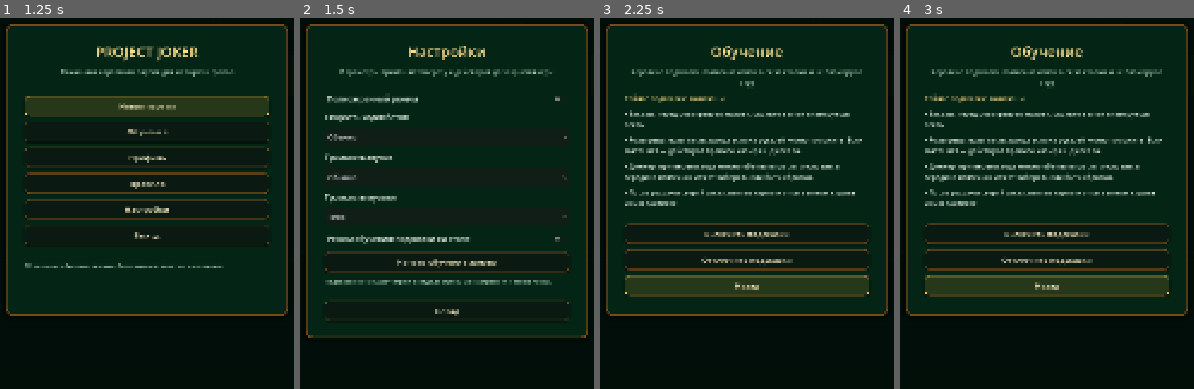
Above: before the commit, frames 1-4 (left to right).
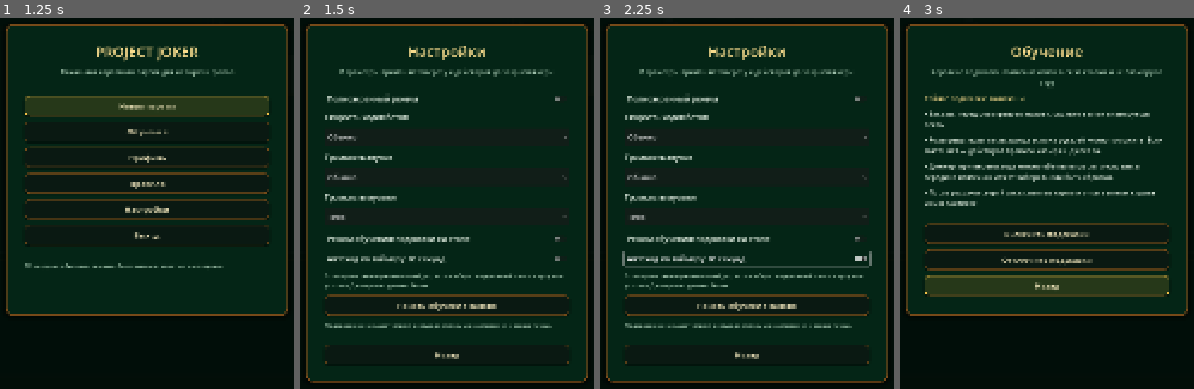
Above: after the commit, the same moments.

Repository: tv-bidosya/project-joker
Game: Godot game, scene res://Scenes/main.tscn
The game is run twice, just before and just after one commit, with the same random seed, the same clock (stepped at 60 frames per second) and the same inputs.
Inputs (mouse positions are in pixels of both pictures, inside the frame that each line leads up to):
- Up to frame 1 (1.25 s): click "↶ Назад" at 0.5 s
- Up to frame 2 (1.5 s): click "Настройки" at 1.25 s
- Up to frame 3 (2.25 s): click (747, 259) at 2 s, where only the run after the commit has a clickable "Автоход по таймеру: 60 секунд"
- Up to frame 4 (3 s): click "Включить подсказки" (after the commit: "Начать обучение заново") at 2.75 s

Frame 1 is identical in both runs. In frame 2, 7.3% of the frame differs, in the area x 2-98%, y 62-99%; in frame 3, 20%, in the area x 2-98%, y 7-99%; in frame 4, less than 0.1%.

Commit message:
feat: add optional turn timer

Diff:
--- a/Scripts/core/GameManager.gd
+++ b/Scripts/core/GameManager.gd
@@ -22,6 +22,7 @@
 const MAX_MUSIC_TITLE_LENGTH := 26
 const MUSIC_PLAYLIST_PAGE_SIZE := 25
 const PROFILE_PLAYLIST_PREVIEW_COUNT := 20
+const AUTO_TURN_DURATION_SECONDS := 60.0
 const BUILT_IN_AVATAR_COUNT := 4
 const CUSTOM_AVATAR_INDEX := BUILT_IN_AVATAR_COUNT
 const HUMAN_AVATAR_COUNT := BUILT_IN_AVATAR_COUNT + 1
@@ -97,6 +98,7 @@
 var avatar_badges: Array[PanelContainer] = []
 var avatar_images: Array[TextureRect] = []
 var avatar_labels: Array[Label] = []
+var turn_timer_indicator: TurnTimerIndicator
 var trick_card_views: Array[CardView] = []
 var bot_card_back_holders: Array[Control] = []
 var deck_back_panels: Array[PanelContainer] = []
@@ -143,6 +145,9 @@
 var bot_speed_index := 1
 var bot_difficulty: BotDifficulty = BotDifficulty.NORMAL
 var tutorial_enabled := false
+var auto_turn_enabled := false
+var turn_timer_active := false
+var turn_timer_remaining := AUTO_TURN_DURATION_SECONDS
 var sound_volume_index := 2
 var music_volume_index := 1
 var music_volume_percent := 30
@@ -1057,6 +1062,15 @@
 	tutorial_toggle.toggled.connect(_on_tutorial_toggled)
 	menu_content.add_child(tutorial_toggle)
 
+	var auto_turn_toggle := CheckButton.new()
+	auto_turn_toggle.text = "Автоход по таймеру: 60 секунд"
+	auto_turn_toggle.button_pressed = auto_turn_enabled
+	auto_turn_toggle.add_theme_font_size_override("font_size", 18)
+	auto_turn_toggle.add_theme_color_override("font_color", Color(0.91, 0.96, 0.91, 1.0))
+	auto_turn_toggle.toggled.connect(_on_auto_turn_toggled)
+	menu_content.add_child(auto_turn_toggle)
+	_add_menu_label("Если время твоего решения выйдет, игра выберет корректный заказ, карту или условие Джокера по уровню ботов.", 14, Color(0.72, 0.85, 0.76, 1.0))
+
 	_add_menu_button("Начать обучение заново", _on_tutorial_enable_pressed)
 	_add_menu_label("Подсказки не мешают игре и всегда доступны из настроек или меню паузы.", 14, Color(0.72, 0.85, 0.76, 1.0))
 	_add_menu_spacer(8.0)
@@ -1212,6 +1226,18 @@
 	_refresh_tutorial_panel()
 
 
+func _on_auto_turn_toggled(enabled: bool) -> void:
+	auto_turn_enabled = enabled
+	_save_persistent_settings()
+
+	if auto_turn_enabled:
+		_start_human_turn_timer()
+	else:
+		_stop_human_turn_timer()
+
+	_refresh_ui()
+
+
 func _on_tutorial_enable_pressed() -> void:
 	tutorial_enabled = true
 	_save_persistent_settings()
@@ -1398,6 +1424,7 @@
 	var saved_speed: int = int(config.get_value("game", "bot_speed", bot_speed_index))
 	bot_speed_index = clampi(saved_speed, 0, BOT_SPEED_COUNT - 1)
 	tutorial_enabled = bool(config.get_value("game", "tutorial_enabled", tutorial_enabled))
+	auto_turn_enabled = bool(config.get_value("game", "auto_turn_enabled", auto_turn_enabled))
 	var saved_sound_volume: int = int(config.get_value("audio", "sound_volume", sound_volume_index))
 	sound_volume_index = clampi(saved_sound_volume, 0, SOUND_VOLUME_COUNT - 1)
 	var saved_music_volume: int = int(config.get_value("audio", "music_volume", music_volume_index))
@@ -1442,6 +1469,7 @@
 	config.set_value("game", "bot_difficulty", bot_difficulty)
 	config.set_value("game", "bot_speed", bot_speed_index)
 	config.set_value("game", "tutorial_enabled", tutorial_enabled)
+	config.set_value("game", "auto_turn_enabled", auto_turn_enabled)
 	config.set_value("audio", "sound_volume", sound_volume_index)
 	config.set_value("audio", "music_volume", music_volume_index)
 	config.set_value("audio", "music_volume_percent", music_volume_percent)
@@ -2495,6 +2523,7 @@
 
 
 func _reset_game_session() -> void:
+	_stop_human_turn_timer()
 	game = Game.new(configured_player_names)
 	normal_round_index = 0
 	dark_round_index = -1
@@ -2596,6 +2625,7 @@
 				else:
 					action_text = "Твой заказ: выбери число взяток."
 				is_processing_automatic_actions = false
+				_start_human_turn_timer()
 				_refresh_ui()
 				return
 
@@ -2618,6 +2648,7 @@
 				_prepare_test_checkpoint()
 				action_text = "Твой ход: выбери допустимую карту."
 				is_processing_automatic_actions = false
+				_start_human_turn_timer()
 				_refresh_ui()
 				return
 
@@ -2702,6 +2733,7 @@
 		_refresh_ui()
 		return
 
+	_stop_human_turn_timer()
 	action_text = "Ты заказываешь %d." % bid
 	_add_history(action_text)
 	_announce_dark_cards_dealt(cards_were_hidden)
@@ -2727,6 +2759,7 @@
 		_refresh_ui()
 		return
 
+	_stop_human_turn_timer()
 	_record_play("Ты", card, HUMAN_PLAYER_INDEX)
 	_save_current_session()
 	_advance_automatic_actions()
@@ -2759,6 +2792,7 @@
 		_refresh_ui()
 		return
 
+	_stop_human_turn_timer()
 	_record_play("Ты", pending_joker_card, HUMAN_PLAYER_INDEX)
 	_add_history(_get_joker_rule_text(mode, declared_suit, forced_card_rank, is_leading_joker))
 	pending_joker_card = null
@@ -2772,6 +2806,7 @@
 		return
 
 	var checkpoint: Dictionary = test_checkpoints.pop_back()
+	_stop_human_turn_timer()
 	game.restore_snapshot(checkpoint["game"])
 	_reset_trick_presentation()
 	pending_joker_card = null
@@ -3092,6 +3127,7 @@
 	_refresh_score_sheet()
 	_refresh_music_player()
 	_refresh_tutorial_panel()
+	_refresh_turn_timer_indicator()
 
 
 func _refresh_header() -> void:
@@ -3249,6 +3285,12 @@
 		avatar_label.add_theme_color_override("font_color", Color(0.98, 0.9, 0.6, 1.0))
 		avatar_label.mouse_filter = Control.MOUSE_FILTER_IGNORE
 		avatar_content.add_child(avatar_label)
+
+		if player_index == HUMAN_PLAYER_INDEX:
+			turn_timer_indicator = TurnTimerIndicator.new()
+			turn_timer_indicator.visible = false
+			turn_timer_indicator.z_index = 2
+			avatar_content.add_child(turn_timer_indicator)
 		players_container.add_child(badge)
 		avatar_badges.append(badge)
 		avatar_images.append(avatar_image)
@@ -4040,7 +4082,7 @@
 			1:
 				_set_control_layout(marker, 0.0, 0.0, 0.0, 0.0, 562.0, 342.0, 610.0, 370.0)
 			2:
-				_set_control_layout(marker, 0.5, 0.0, 0.5, 0.0, 122.0, 360.0, 170.0, 388.0)
+				_set_control_layout(marker, 0.5, 0.0, 0.5, 0.0, 122.0, 402.0, 170.0, 430.0)
 			3:
 				_set_control_layout(marker, 1.0, 0.0, 1.0, 0.0, -610.0, 342.0, -562.0, 370.0)
 		return
@@ -4159,6 +4201,126 @@
 		and game.current_round.state == Round.State.PLAYING
 		and _get_current_player_index() == HUMAN_PLAYER_INDEX
 	)
+
+
+func _process(delta: float) -> void:
+	if not turn_timer_active or not auto_turn_enabled:
+		return
+
+	if menu_overlay != null and menu_overlay.visible:
+		return
+
+	if not _is_human_decision_pending():
+		_stop_human_turn_timer()
+		return
+
+	turn_timer_remaining = maxf(0.0, turn_timer_remaining - delta)
+	_refresh_turn_timer_indicator()
+
+	if is_zero_approx(turn_timer_remaining):
+		_resolve_human_turn_timeout()
+
+
+func _is_human_decision_pending() -> bool:
+	return (
+		not is_processing_automatic_actions
+		and (game.current_round.state == Round.State.BIDDING or game.current_round.state == Round.State.PLAYING)
+		and _get_current_player_index() == HUMAN_PLAYER_INDEX
+	)
+
+
+func _start_human_turn_timer() -> void:
+	if not auto_turn_enabled or turn_timer_active or not _is_human_decision_pending():
+		return
+
+	turn_timer_remaining = AUTO_TURN_DURATION_SECONDS
+	turn_timer_active = true
+	_refresh_turn_timer_indicator()
+
+
+func _stop_human_turn_timer() -> void:
+	turn_timer_active = false
+	turn_timer_remaining = AUTO_TURN_DURATION_SECONDS
+	_refresh_turn_timer_indicator()
+
+
+func _refresh_turn_timer_indicator() -> void:
+	if not is_instance_valid(turn_timer_indicator):
+		return
+
+	var should_show_timer := auto_turn_enabled and turn_timer_active and _is_human_decision_pending()
+	turn_timer_indicator.visible = should_show_timer
+	if should_show_timer:
+		turn_timer_indicator.set_time_remaining(turn_timer_remaining, AUTO_TURN_DURATION_SECONDS)
+
+
+func _resolve_human_turn_timeout() -> void:
+	_stop_human_turn_timer()
+
+	if game.current_round.state == Round.State.BIDDING:
+		_play_automatic_human_bid()
+		return
+
+	if game.current_round.state == Round.State.PLAYING:
+		_play_automatic_human_card()
+
+
+func _play_automatic_human_bid() -> void:
+	var cards_were_hidden := _is_dark_round() and not game.cards_are_dealt
+	var bid := _choose_automatic_bid(HUMAN_PLAYER_INDEX)
+
+	_commit_test_checkpoint()
+	if not game.place_bid(HUMAN_PLAYER_INDEX, bid):
+		action_text = "Время вышло, но автоматический заказ не удалось применить."
+		_refresh_ui()
+		return
+
+	action_text = "Время вышло: за тебя выбран заказ %d." % bid
+	_add_history(action_text)
+	_announce_dark_cards_dealt(cards_were_hidden)
+	_save_current_session()
+	_refresh_ui()
+	_advance_automatic_actions()
+
+
+func _play_automatic_human_card() -> void:
+	var player := game.players[HUMAN_PLAYER_INDEX]
+	var card: Card = pending_joker_card
+	if card == null:
+		card = _choose_automatic_card(player)
+
+	if card == null:
+		action_text = "Время вышло, но автоматический ход не нашёл допустимую карту."
+		_refresh_ui()
+		return
+
+	var is_leading_joker := card.is_joker and game.active_trick == null
+	var joker_mode: Trick.JokerMode = Trick.JokerMode.NONE
+	var declared_suit := -1
+	var played_successfully := false
+
+	_commit_test_checkpoint()
+	if card.is_joker:
+		joker_mode = _choose_automatic_joker_mode(player)
+		declared_suit = pending_joker_suit if pending_joker_suit >= 0 else _choose_automatic_joker_suit(player, joker_mode == Trick.JokerMode.NORMAL_CARD_WINS)
+		played_successfully = game.play_card(HUMAN_PLAYER_INDEX, card, joker_mode, declared_suit)
+	else:
+		played_successfully = game.play_card(HUMAN_PLAYER_INDEX, card)
+
+	if not played_successfully:
+		action_text = "Время вышло, но автоматический ход не удалось применить."
+		_refresh_ui()
+		return
+
+	pending_joker_card = null
+	pending_joker_suit = -1
+	action_text = "Время вышло: за тебя сыграна %s." % card.get_card_name()
+	_add_history(action_text)
+	_record_play("Автоход", card, HUMAN_PLAYER_INDEX)
+	if card.is_joker:
+		_add_history(_get_joker_rule_text(joker_mode, declared_suit, Trick.ForcedCardRank.NONE, is_leading_joker))
+	_save_current_session()
+	_advance_automatic_actions()
 
 
 func _is_card_available_to_human(card: Card) -> bool:
--- /dev/null
+++ b/Scripts/ui/TurnTimerIndicator.gd
@@ -0,0 +1,54 @@
+class_name TurnTimerIndicator
+
+extends Control
+
+
+var remaining_ratio := 1.0
+var remaining_seconds := 0.0
+
+
+func _ready() -> void:
+	mouse_filter = Control.MOUSE_FILTER_IGNORE
+	set_anchors_and_offsets_preset(Control.PRESET_FULL_RECT)
+
+
+func set_time_remaining(remaining: float, total: float) -> void:
+	remaining_seconds = maxf(0.0, remaining)
+	remaining_ratio = clampf(remaining / maxf(total, 0.001), 0.0, 1.0)
+	tooltip_text = "Автоход через %d с" % ceili(remaining_seconds)
+	queue_redraw()
+
+
+func _draw() -> void:
+	if size.x <= 0.0 or size.y <= 0.0:
+		return
+
+	var center := size * 0.5
+	var radius := maxf(8.0, minf(size.x, size.y) * 0.5 - 4.0)
+	var start_angle := -PI * 0.5
+	var end_angle := start_angle + TAU * remaining_ratio
+	var progress_color := _get_progress_color()
+
+	draw_arc(center, radius, 0.0, TAU, 64, Color(0.01, 0.03, 0.02, 0.76), 6.0, true)
+	if remaining_ratio > 0.0:
+		draw_arc(center, radius, start_angle, end_angle, 64, progress_color, 6.0, true)
+
+	var badge_radius := 14.0
+	var badge_center := Vector2(size.x - badge_radius - 2.0, badge_radius + 2.0)
+	draw_circle(badge_center, badge_radius, Color(0.01, 0.04, 0.025, 0.88))
+	draw_arc(badge_center, badge_radius, 0.0, TAU, 32, progress_color, 1.5, true)
+
+	var seconds_text := str(ceili(remaining_seconds))
+	var font: Font = ThemeDB.fallback_font
+	var font_size := 12
+	var text_baseline := badge_center.y + (font.get_ascent(font_size) - font.get_descent(font_size)) * 0.5
+	var text_position := Vector2(badge_center.x - badge_radius, text_baseline)
+	draw_string(font, text_position, seconds_text, HORIZONTAL_ALIGNMENT_CENTER, badge_radius * 2.0, font_size, Color(1.0, 0.95, 0.78, 1.0))
+
+
+func _get_progress_color() -> Color:
+	if remaining_ratio <= 0.16:
+		return Color(0.95, 0.28, 0.18, 1.0)
+	if remaining_ratio <= 0.35:
+		return Color(0.98, 0.68, 0.2, 1.0)
+	return Color(0.48, 0.9, 0.55, 1.0)
Not shown, added: Scripts/ui/TurnTimerIndicator.gd.uid
Not shown, changed: README.md
